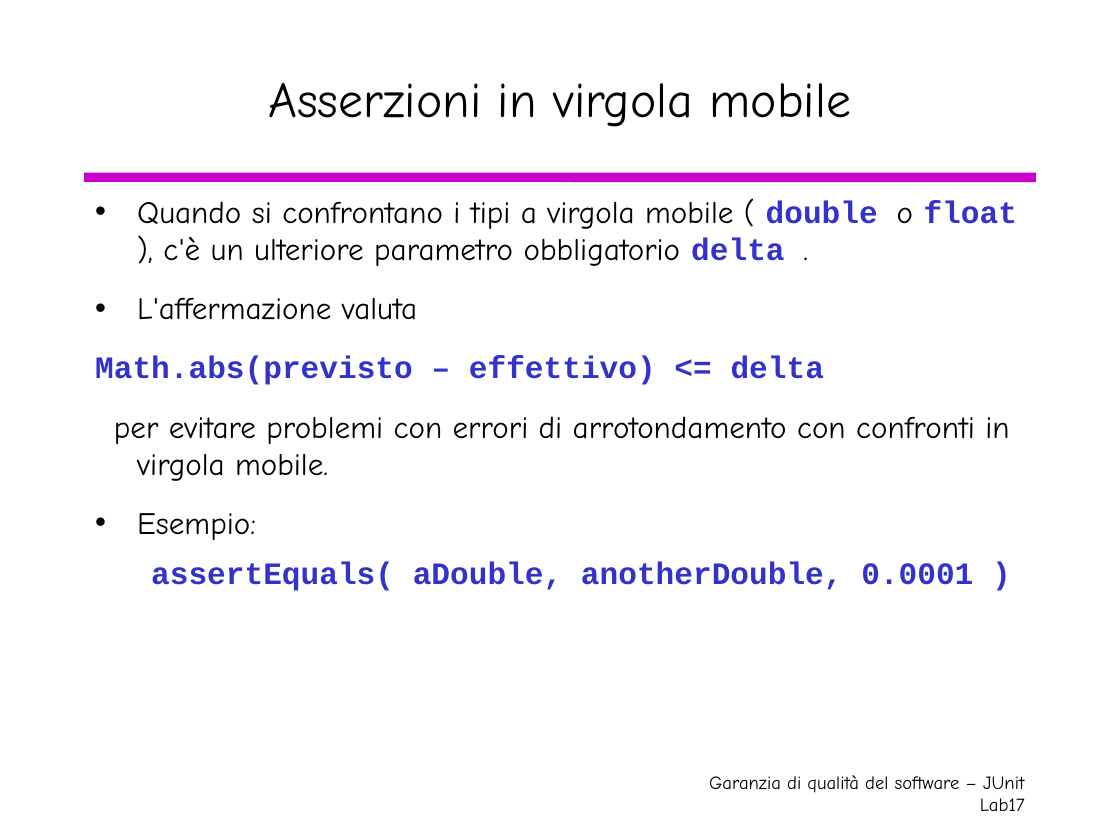
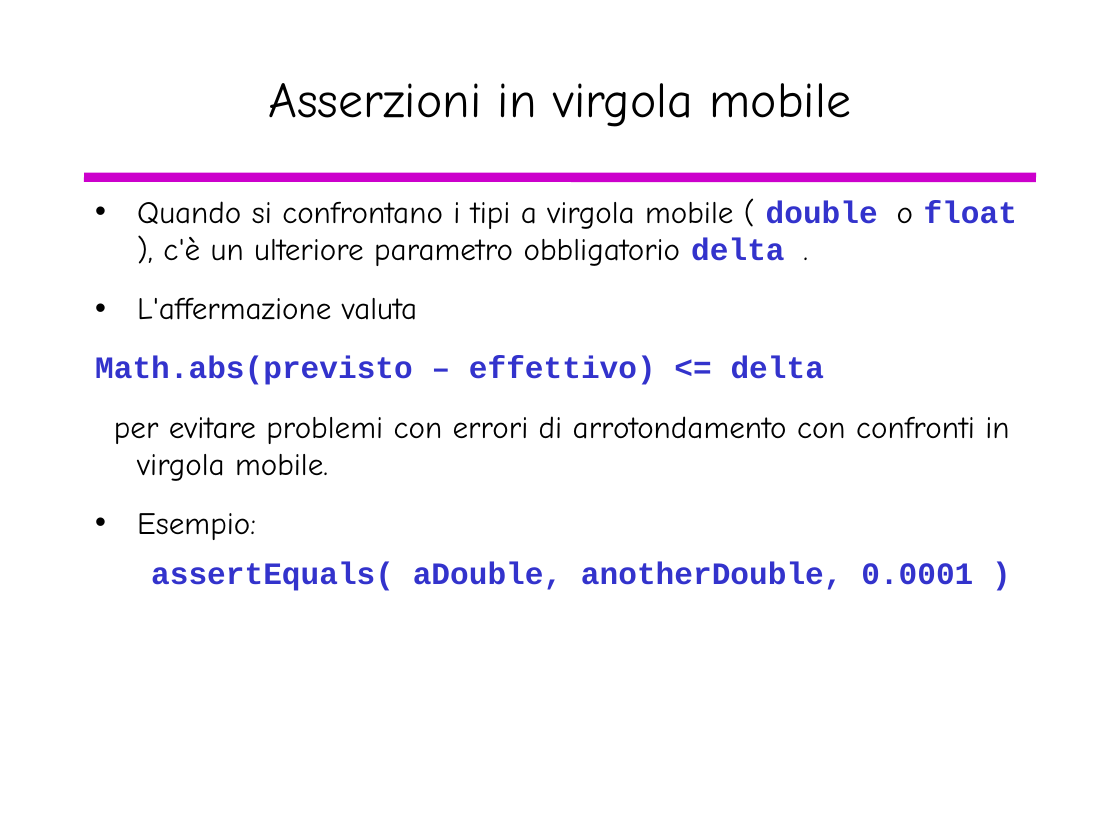
Before and after one commit to AlessandroS94/Software_Quality, a slide deck: slide 17 of Day 2/slide/JUnit-Intro-tutorial.pptx. Drawn at 1120x840 pixels with LibreOffice and Linux fonts; fonts in the diff are those of the drawing. Boxes give left, top, right and bottom in pixels: in the first picture for what was removed or moved away, otherwise in the second. Text is boxed around its words. In the diff, an @@ line names an element or a change of style, - is before the commit and + after.

```diff
--- a/Day 2/slide/JUnit-Intro-tutorial.pptx
+++ b/Day 2/slide/JUnit-Intro-tutorial.pptx
@@ text removed at [709,775,1025,811] @@
-Garanzia di qualità del software – JUnit Lab17
```
Also in this commit, not shown: 27 other slides changed, 7 other files.
